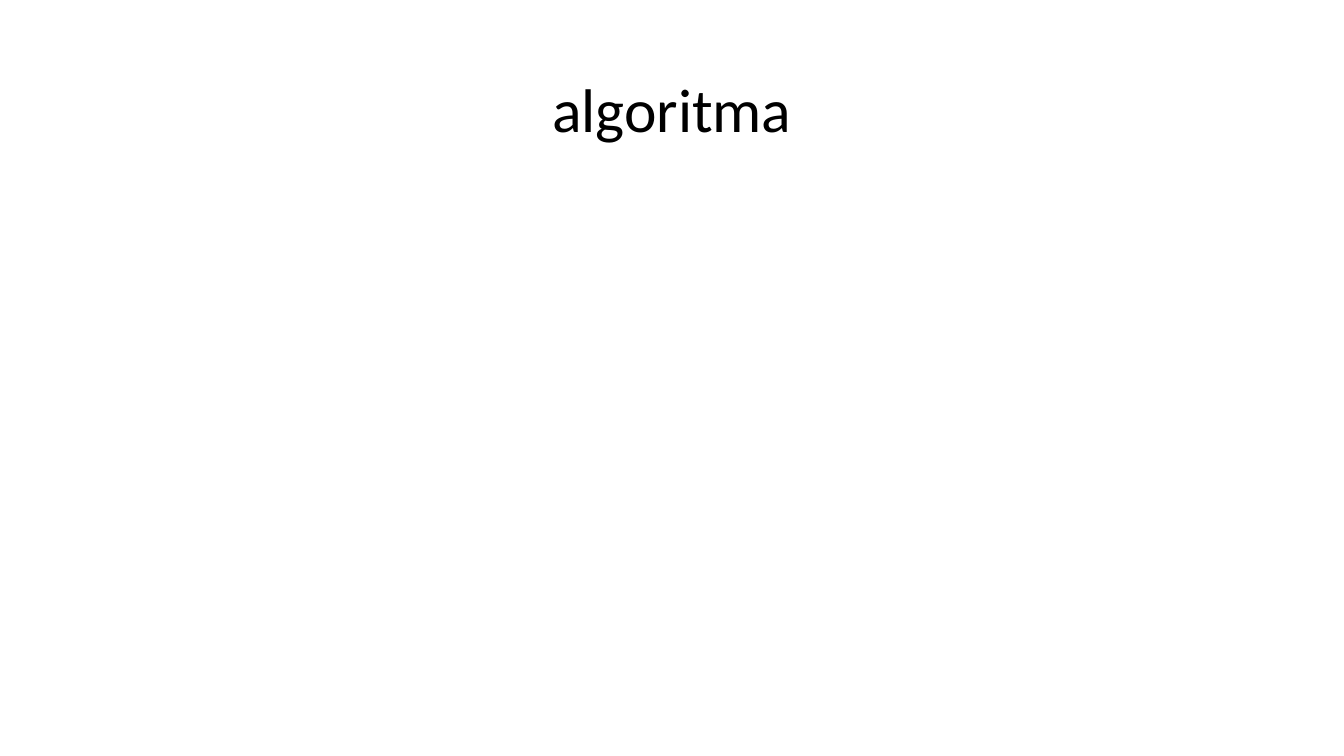
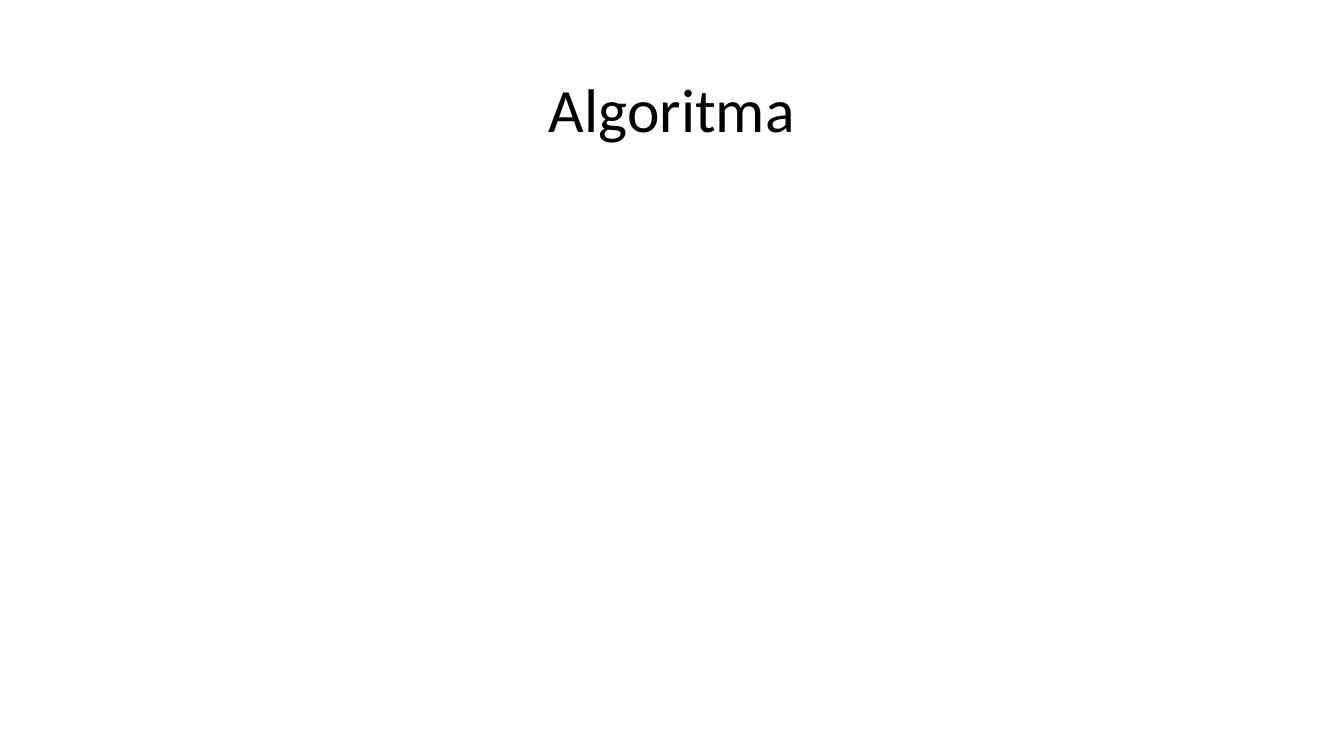
Before and after one commit to rainzoneg/Restoran-Virtual-Mesin, a slide deck: slide 5 of Food Delivery System.pptx (slide 3 before the commit). Drawn at 1344x756 pixels with LibreOffice and Linux fonts; fonts in the diff are those of the drawing. Boxes give left, top, right and bottom in pixels: in the first picture for what was removed or moved away, otherwise in the second. Text is boxed around its words. In the diff, an @@ line names an element or a change of style, - is before the commit and + after.

```diff
--- a/Food Delivery System.pptx
+++ b/Food Delivery System.pptx
@@ title at (x1=549, y1=89, x2=795, y2=143): text changed @@
-algoritma
+Algoritma
```
Also in this commit, not shown: 1 other slide changed, 3 slides added, 1 slide removed.
